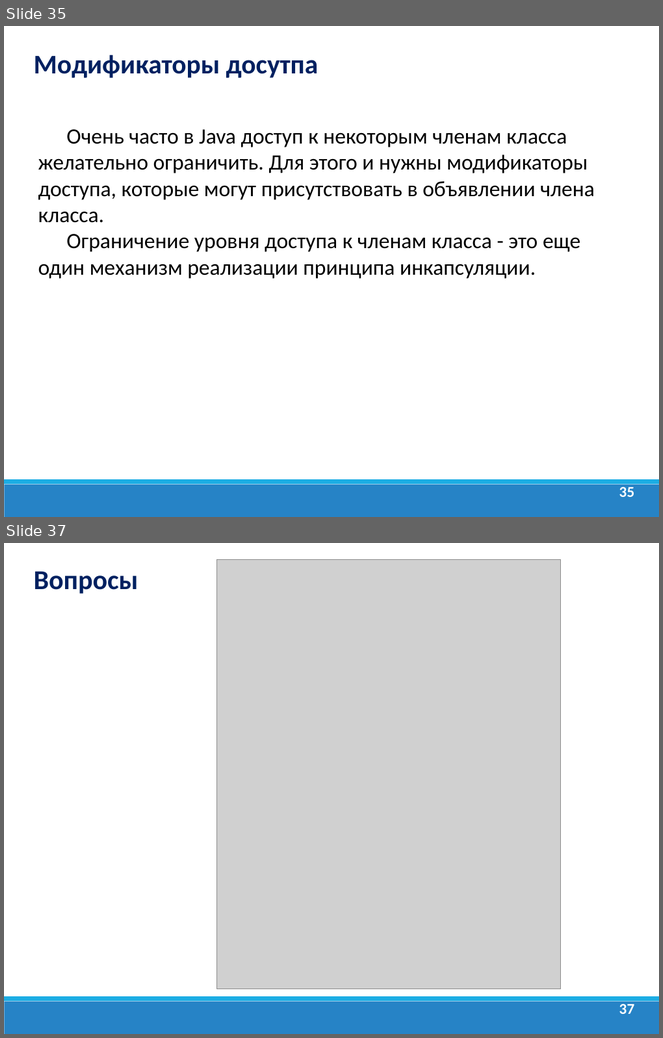
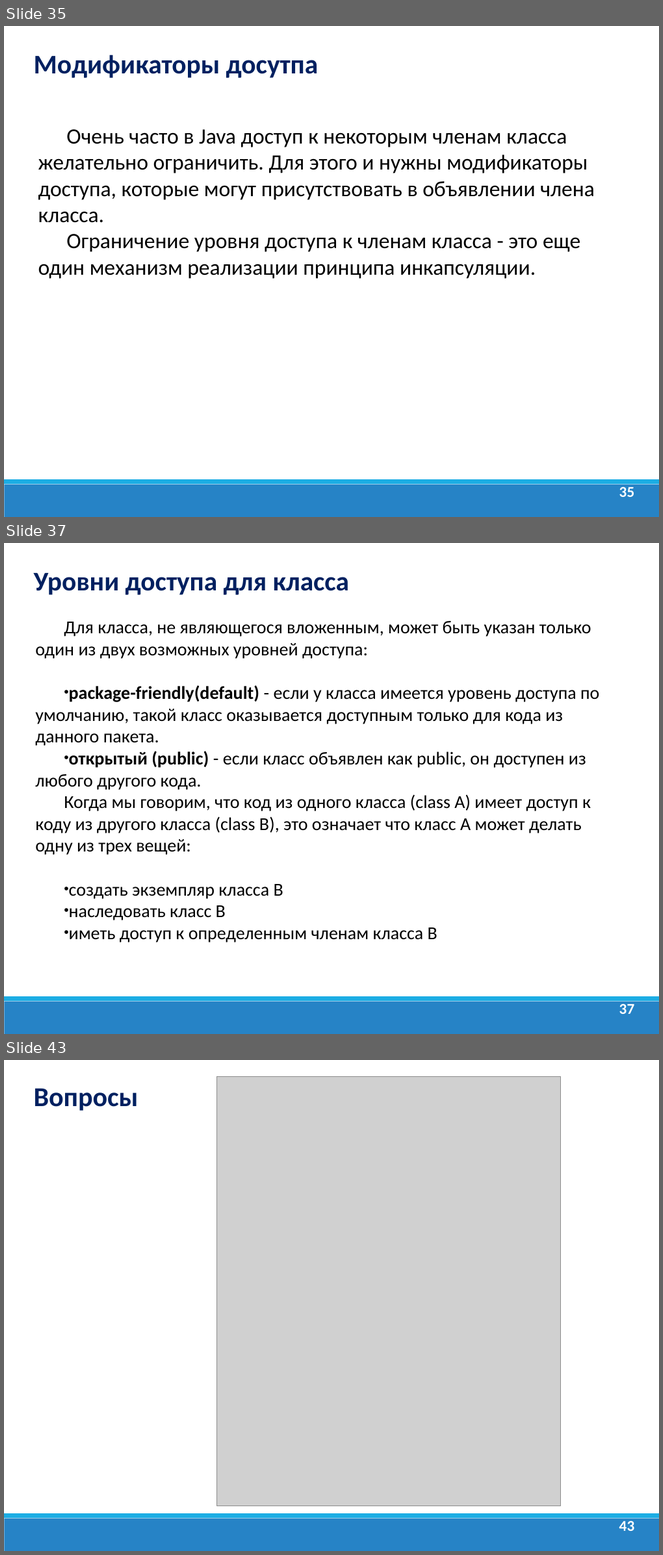
Before and after one commit to dmitry-academy/academy_5220, a slide deck: academy5220/resources/presentations/Java Lection 7. ООП.ppt. Shown one above the other, each under a label of ours: slides 35 and 37 before the commit, slides 35, 37 and 43 after it; the slides between them are not shown. The pictures are 663x1038 and 663x1555 pixels, drawn with LibreOffice and Linux fonts; fonts in the diff are those of the drawing; grey boxes stand for pictures; background and template pictures are left out. Boxes give left, top, right and bottom in pixels: in the first picture for what was removed or moved away, otherwise in the second. Text is boxed around its words. In the diff, an @@ line names an element or a change of style, - is before the commit and + after.

```diff
--- a/academy5220/resources/presentations/Java Lection 7. ООП.ppt
+++ b/academy5220/resources/presentations/Java Lection 7. ООП.ppt
@@ slide 37 added at box(4, 543, 659, 1034), background #FFFFFF; not listed: 2 template elements that a slide beside it also shows @@
@@ text added at box(34, 573, 350, 595), 29.6 pt, text #002060, bold @@
+Уровни доступа для класса
@@ text added at box(35, 621, 599, 943), 20 pt, text #000000 @@
+  Для класса, не являющегося вложенным, может быть указан только один из двух возможных уровней доступа:
+  • package-friendly(default) - если у класса имеется уровень доступа по умолчанию, такой класс оказывается доступным только для кода из данного пакета.
+  • открытый (public) - если класс объявлен как public, он доступен из любого другого кода.
+  Когда мы говорим, что код из одного класса (class A) имеет доступ к коду из другого класса (class B), это означает что класс A может делать одну из трех вещей:
+  • создать экземпляр класса B
+  • наследовать класс B
+  • иметь доступ к определенным членам класса B
@@ page number added at box(620, 1004, 635, 1014), 16.6 pt, text #FFFFFF, bold @@
+37
@@ what was slide 37 is now slide 43 @@
@@ page number at box(620, 1521, 635, 1531): text changed @@
-37
+43
```
Also in this commit, not shown: 2 slides changed, 5 other slides added, 11 other files.
